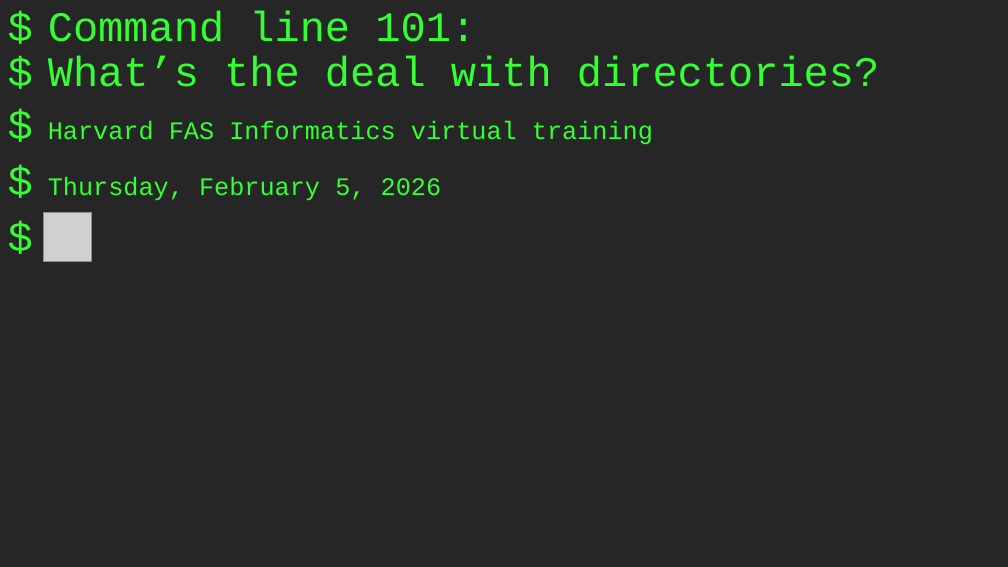
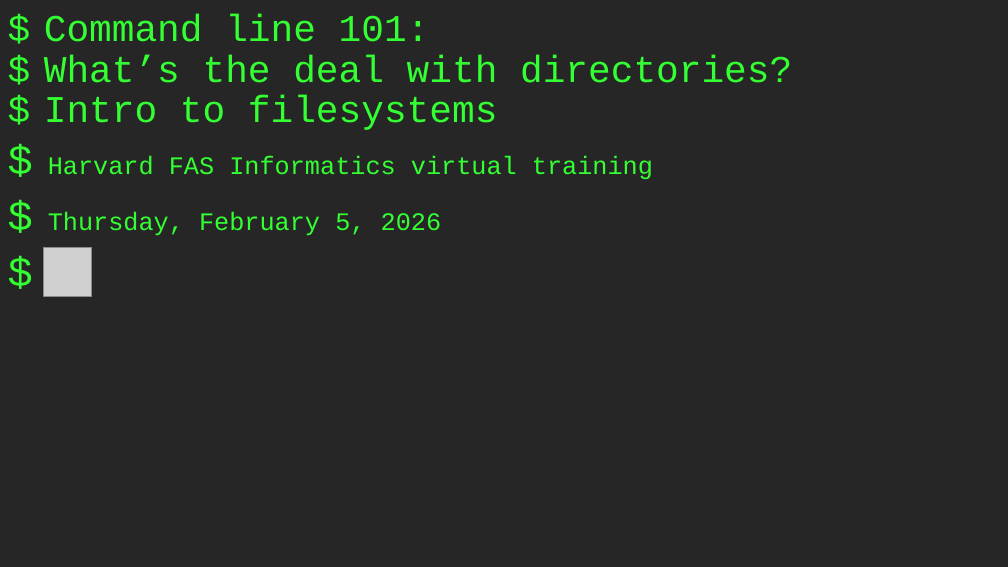
Before and after one commit to harvardinformatics/short-trainings, a slide deck: slide 1 of cmd-line-101/filesystems.pptx. Drawn at 1008x567 pixels with LibreOffice and Linux fonts; fonts in the diff are those of the drawing; grey boxes stand for pictures. Boxes give left, top, right and bottom in pixels: in the first picture for what was removed or moved away, otherwise in the second. Text is boxed around its words. In the diff, an @@ line names an element or a change of style, - is before the commit and + after.

```diff
--- a/cmd-line-101/filesystems.pptx
+++ b/cmd-line-101/filesystems.pptx
@@ title at (44, 14, 792, 130): text changed; size 40 to 36 pt @@
-$ Command line 101:
-$ What’s the deal with directories?
+$ Command line 101:
+$ What’s the deal with directories?
+$ Intro to filesystems
@@ subtitle "$ Harvard FAS Informatics virtual ...": place and size @@
-subtitle "$ Harvard FAS Informatics virtual ..." at (48, 121, 653, 201)
+subtitle "$ Harvard FAS Informatics virtual ..." at (48, 156, 653, 236)
@@ picture: place and size @@
-picture at (44, 212, 92, 261)
+picture at (44, 248, 92, 296)
```
Also in this commit, not shown: 5 other slides changed, 2 other files.
